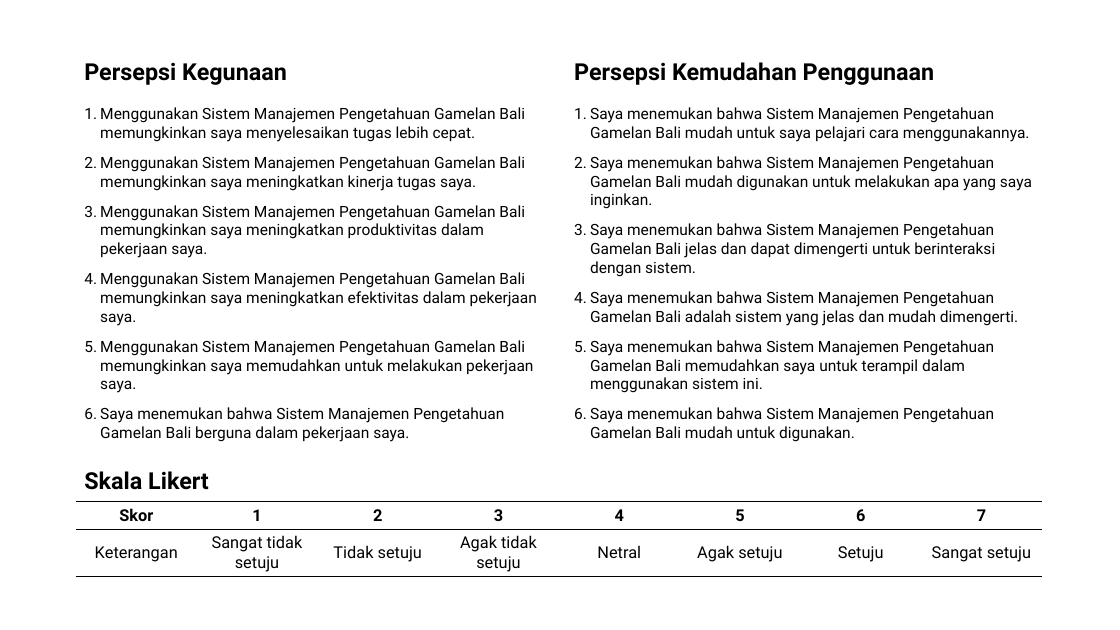
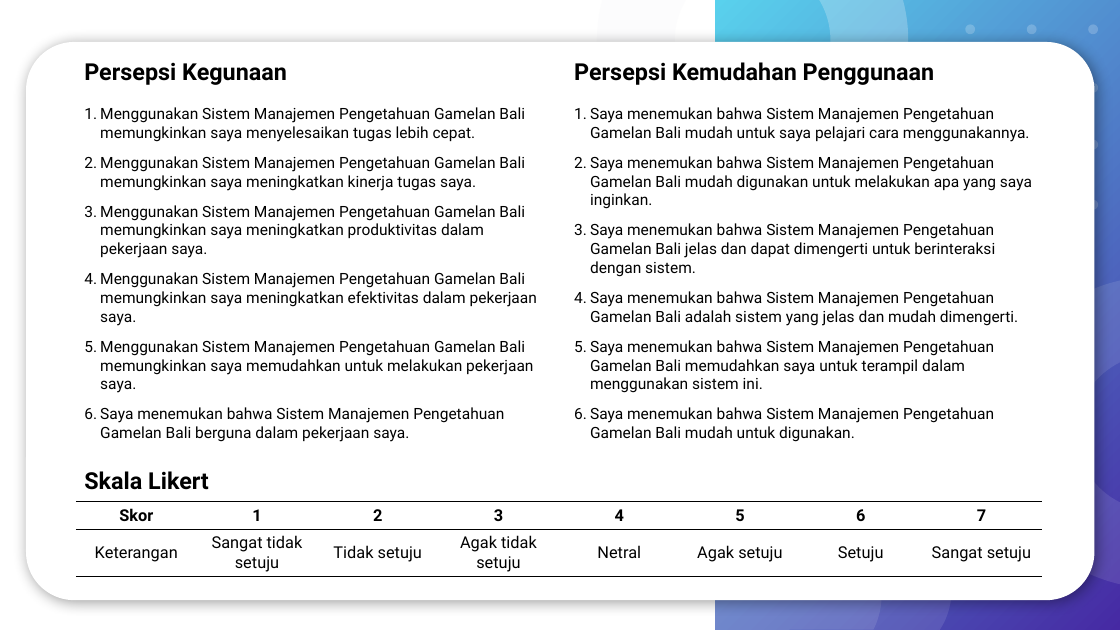
Before and after one commit to wardanacoolant/Tugas-Akhir, a slide deck: slide 17 of Hari-H Sidang/Rancangan Presentasi Skripsi.pptx. Drawn at 1120x630 pixels with LibreOffice and Linux fonts; fonts in the diff are those of the drawing. Boxes give left, top, right and bottom in pixels: in the first picture for what was removed or moved away, otherwise in the second. Text is boxed around its words. In the diff, an @@ line names an element or a change of style, - is before the commit and + after.

```diff
--- a/Hari-H Sidang/Rancangan Presentasi Skripsi.pptx
+++ b/Hari-H Sidang/Rancangan Presentasi Skripsi.pptx
@@ rounded rectangle added at [26, 42, 1095, 600], fill #FFFFFF @@
@@ group added at [597, 0, 1120, 630]: 3 freeform shapes, 2 donuts, 1 rectangle @@
```
Also in this commit, not shown: 42 other slides changed, 1 other file.
